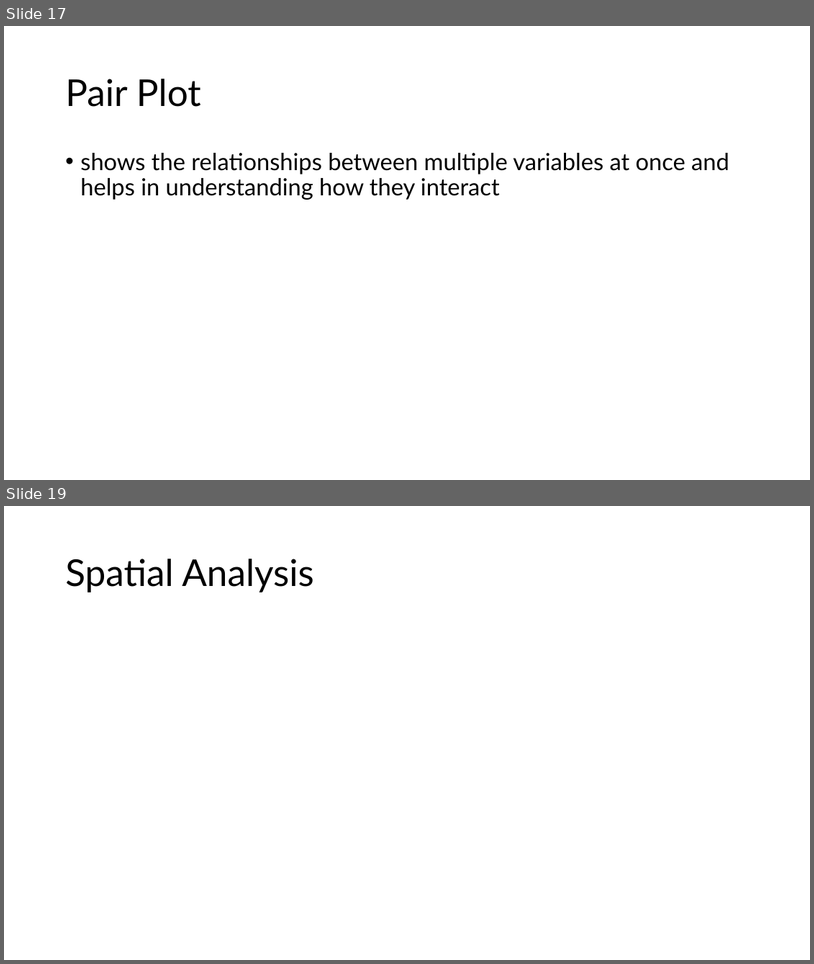
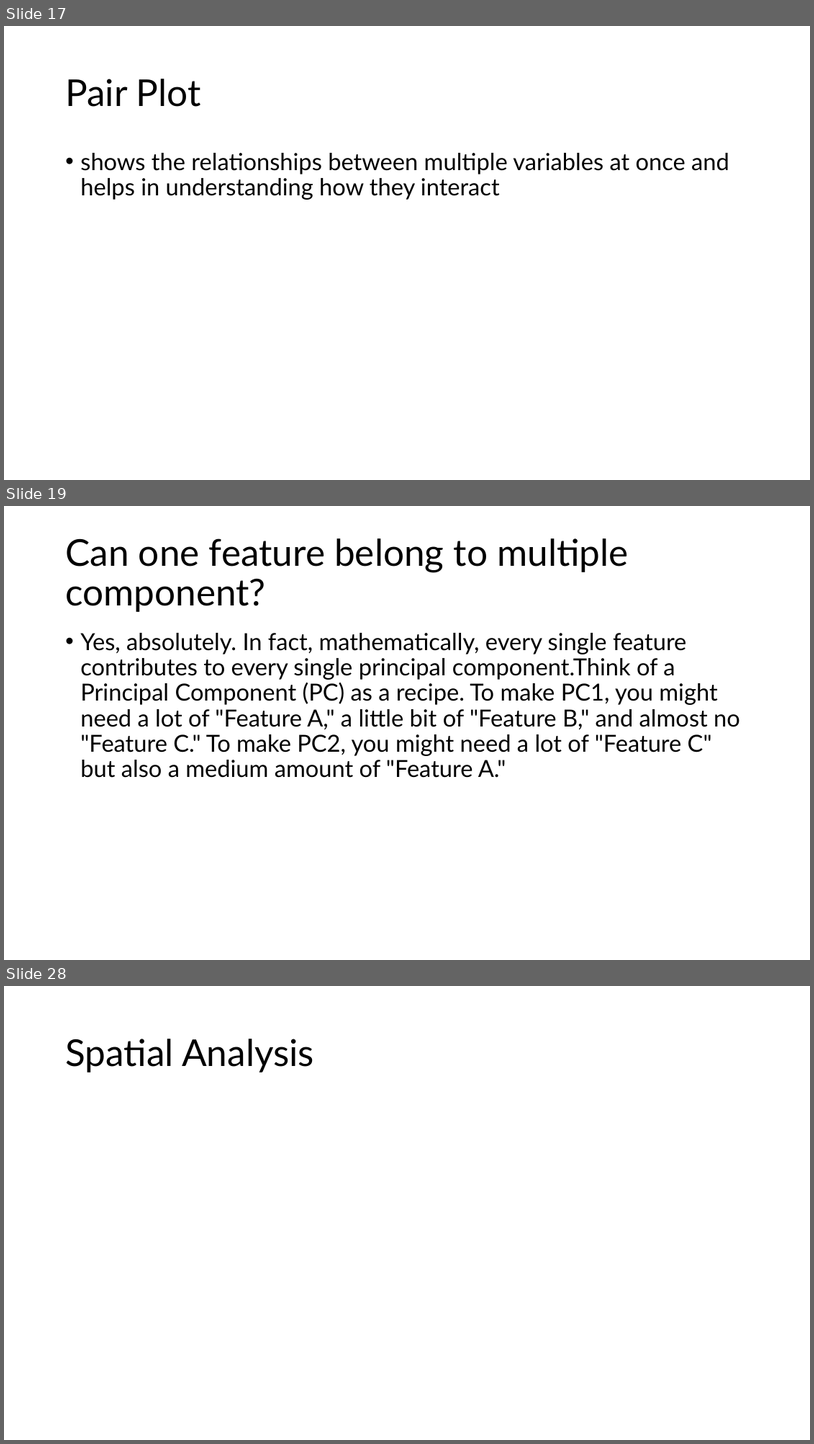
Before and after one commit to sabbirhasaann/ml-lab, a slide deck: NN and ML Lab.pptx. Shown one above the other, each under a label of ours: slides 17 and 19 before the commit, slides 17, 19 and 28 after it; the slides between them are not shown. The pictures are 814x964 and 814x1444 pixels, drawn with LibreOffice and Linux fonts; fonts in the diff are those of the drawing. Boxes give left, top, right and bottom in pixels: in the first picture for what was removed or moved away, otherwise in the second. Text is boxed around its words. In the diff, an @@ line names an element or a change of style, - is before the commit and + after.

```diff
--- a/NN and ML Lab.pptx
+++ b/NN and ML Lab.pptx
@@ slide 19 added at [4, 506, 810, 960], background #FFFFFF @@
@@ title added at [65, 538, 628, 612], 44 pt, text #000000 @@
+Can one feature belong to multiple component?
@@ text added at [80, 633, 741, 777], 28 pt, text #000000 @@
+• Yes, absolutely. In fact, mathematically, every single feature contributes to every single principal component.Think of a Principal Component (PC) as a recipe. To make PC1, you might need a lot of "Feature A," a little bit of "Feature B," and almost no "Feature C." To make PC2, you might need a lot of "Feature C" but also a medium amount of "Feature A."
@@ what was slide 19 is now slide 28 @@
```
Also in this commit, not shown: 1 slide changed, 23 other slides added, 1 other file.
